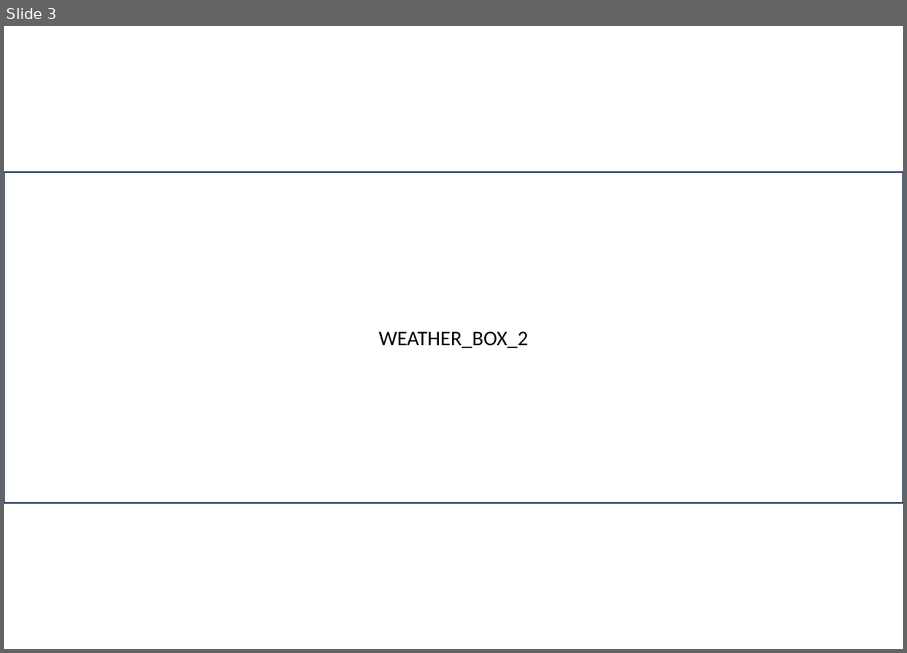
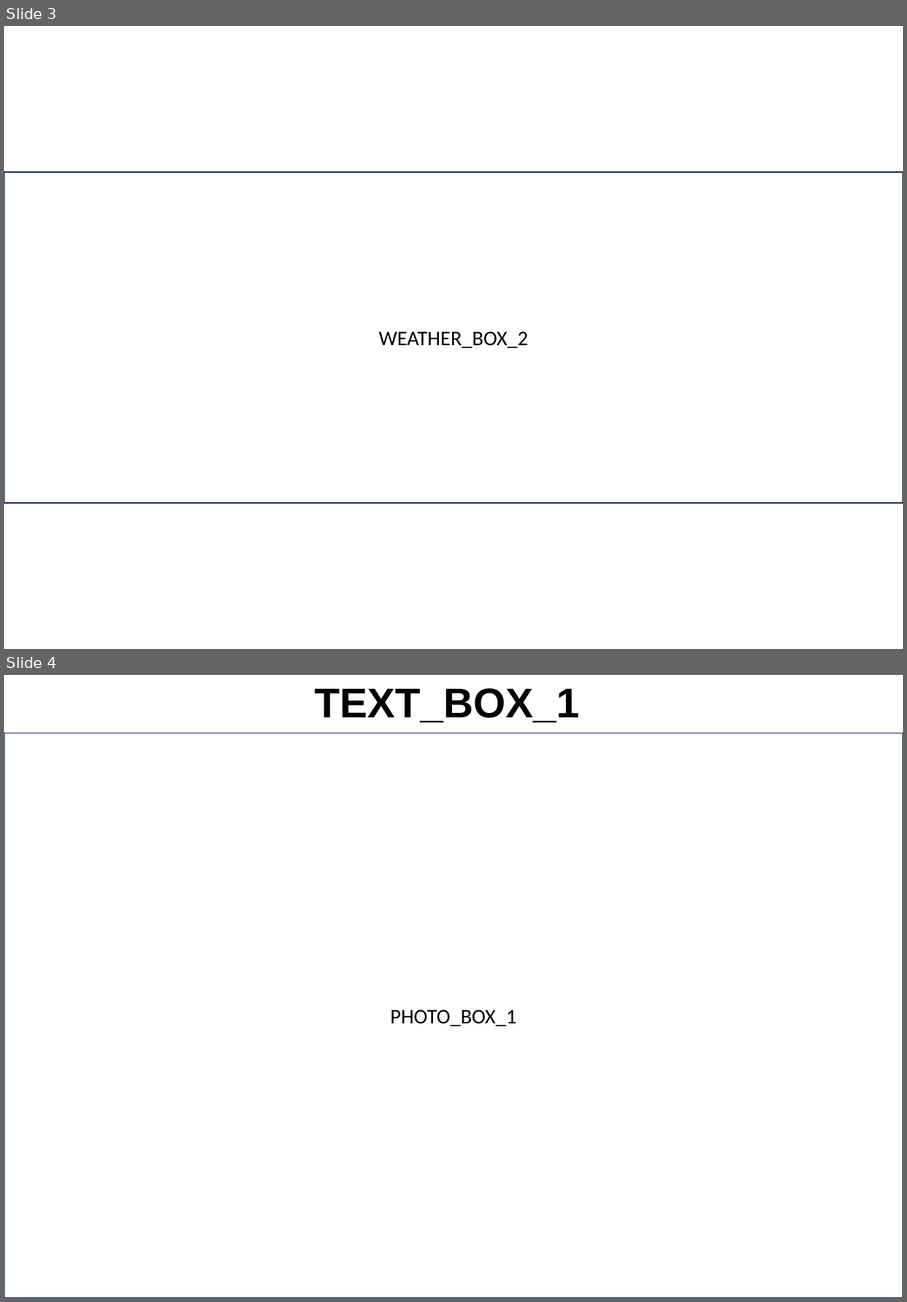
Before and after one commit to wkendnen-sketch/TBM, a slide deck: templates/sample_template2.pptx. Shown one above the other, each under a label of ours: slide 3 before the commit, slides 3 and 4 after it. The pictures are 907x653 and 907x1302 pixels, drawn with LibreOffice and Linux fonts; fonts in the diff are those of the drawing; background and template pictures are left out. Boxes give left, top, right and bottom in pixels: in the first picture for what was removed or moved away, otherwise in the second. Text is boxed around its words. In the diff, an @@ line names an element or a change of style, - is before the commit and + after.

```diff
--- a/templates/sample_template2.pptx
+++ b/templates/sample_template2.pptx
@@ slide 4 added at (x1=4, y1=675, x2=903, y2=1298), background #FFFFFF @@
@@ title added at (x1=314, y1=688, x2=579, y2=722), 36 pt, text #000000, bold @@
+TEXT_BOX_1
@@ rectangle added at (x1=4, y1=733, x2=903, y2=1298), outline #1E3256 1 pt, 18 pt, text #000000 @@
+PHOTO_BOX_1
```
Also in this commit, not shown: 1 other slide added, 3 slides removed, 1 other file.
